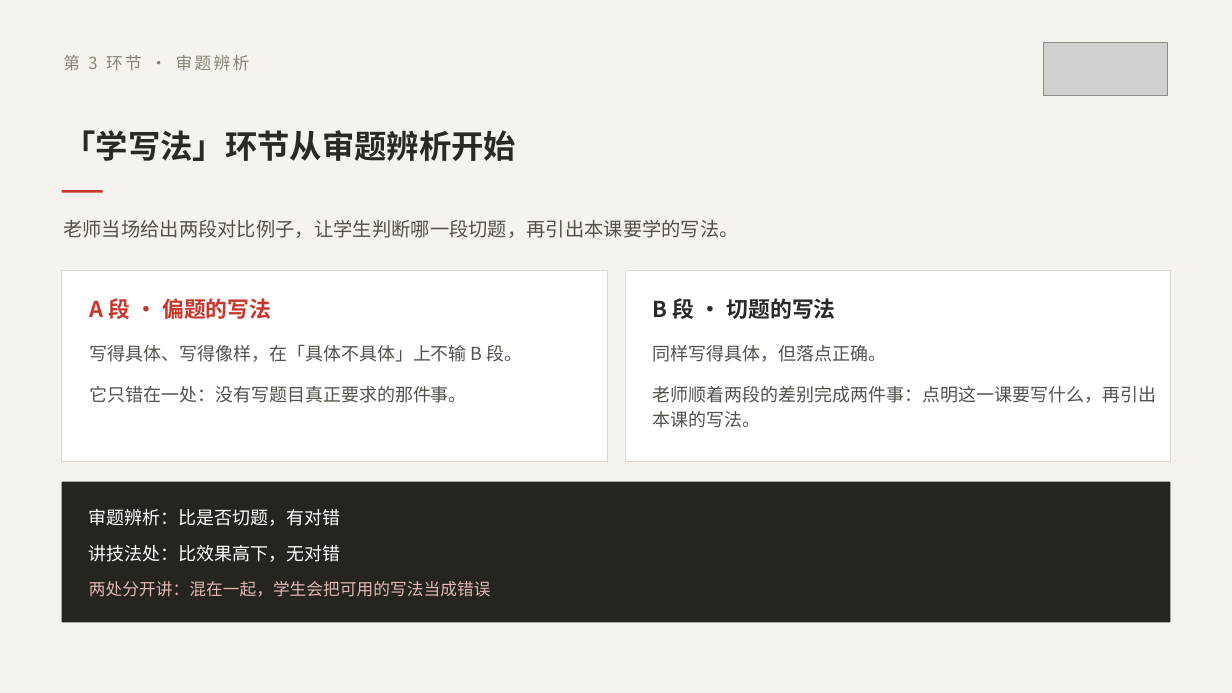
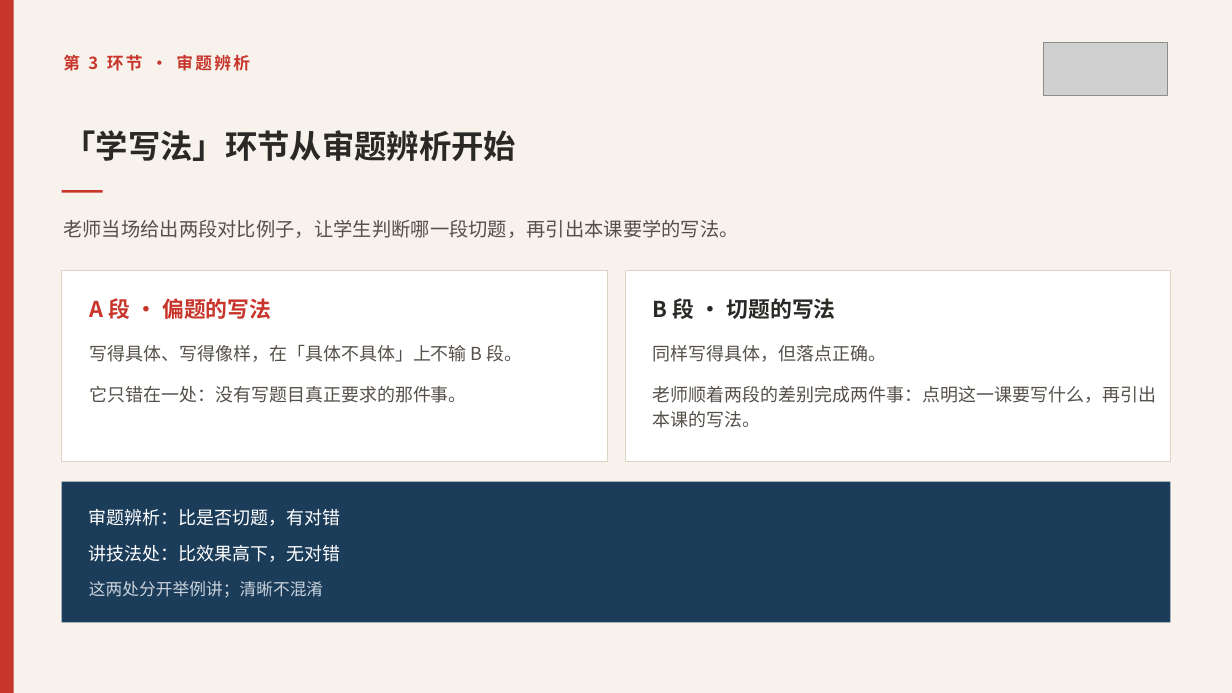
Before and after one commit to wuwenjia6498/laojohn-lesson-plan, a slide deck: slide 21 of 写作课相关宣传文件/国庆后宣讲/2-同步写作课程完整介绍.pptx. Drawn at 1232x693 pixels with LibreOffice and Linux fonts; fonts in the diff are those of the drawing; grey boxes stand for pictures. Boxes give left, top, right and bottom in pixels: in the first picture for what was removed or moved away, otherwise in the second. Text is boxed around its words. In the diff, an @@ line names an element or a change of style, - is before the commit and + after.

```diff
--- a/写作课相关宣传文件/国庆后宣讲/2-同步写作课程完整介绍.pptx
+++ b/写作课相关宣传文件/国庆后宣讲/2-同步写作课程完整介绍.pptx
@@ background #F6F3EE to #F7F3EC @@
@@ rectangle added at [0, 0, 14, 693], fill #C8352B @@
@@ text "第 3 环节 · 审题辨析" at [63, 55, 250, 71]: text colour #8A8477 to #C8352B, bold on @@
@@ rectangle at [62, 482, 1170, 622]: fill #26241F to #1C3D5A @@
@@ text at [89, 581, 323, 598]: text changed; text colour #E0B8B1 to #C9D2DC @@
-两处分开讲：混在一起，学生会把可用的写法当成错误
+这两处分开举例讲；清晰不混淆
```
Also in this commit, not shown: 40 other slides changed, 3 other files.
